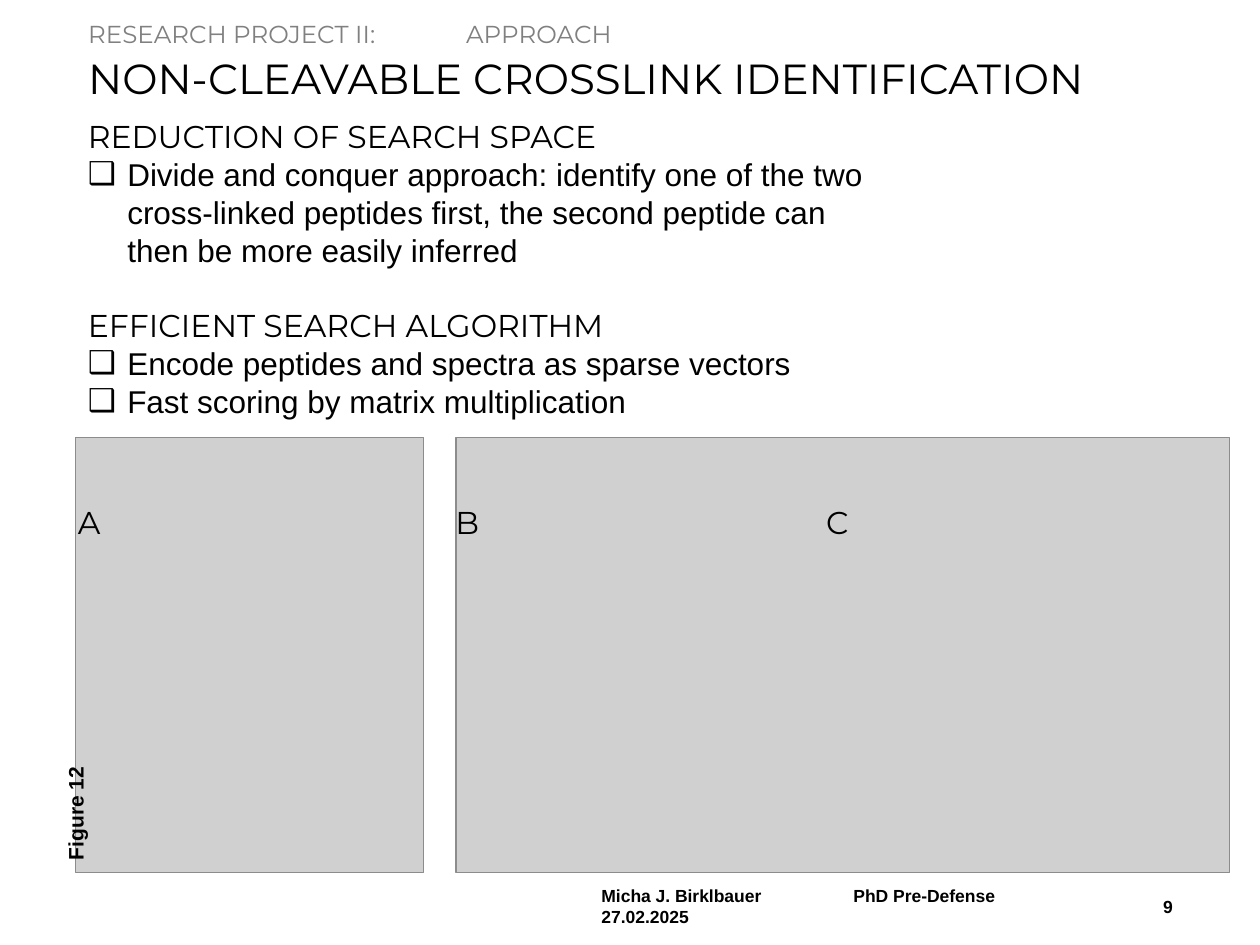
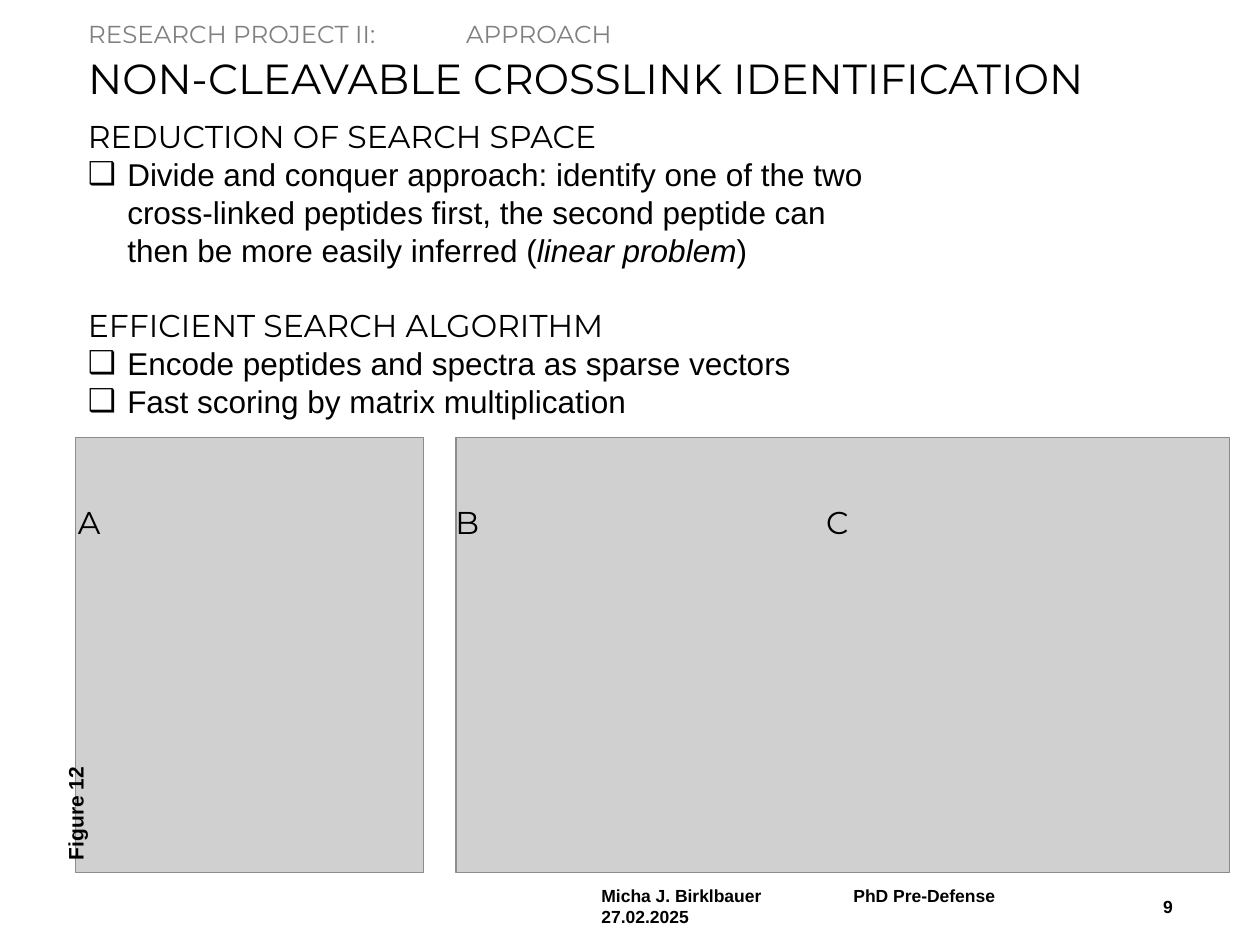
Before and after one commit to michabirklbauer/dissertation, a slide deck: slide 9 of pre-defense/presentation/Pre-defense.pptx. Drawn at 1260x945 pixels with LibreOffice and Linux fonts; fonts in the diff are those of the drawing; grey boxes stand for pictures; background and template pictures are left out. Boxes give left, top, right and bottom in pixels: in the first picture for what was removed or moved away, otherwise in the second. Text is boxed around its words. In the diff, an @@ line names an element or a change of style, - is before the commit and + after.

Commit message:
update presentation

```diff
--- a/pre-defense/presentation/Pre-defense.pptx
+++ b/pre-defense/presentation/Pre-defense.pptx
@@ text at [127, 163, 862, 268]: text changed @@
-❑ Divide and conquer approach: identify one of the two cross-linked peptides first, the second peptide can then be more easily inferred
+❑ Divide and conquer approach: identify one of the two cross-linked peptides first, the second peptide can then be more easily inferred (linear problem)
```
